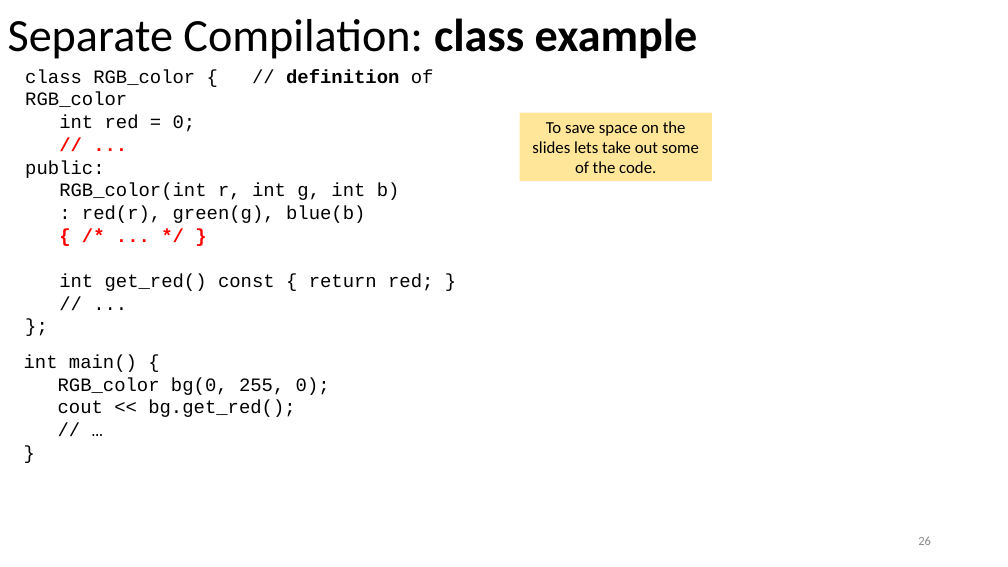
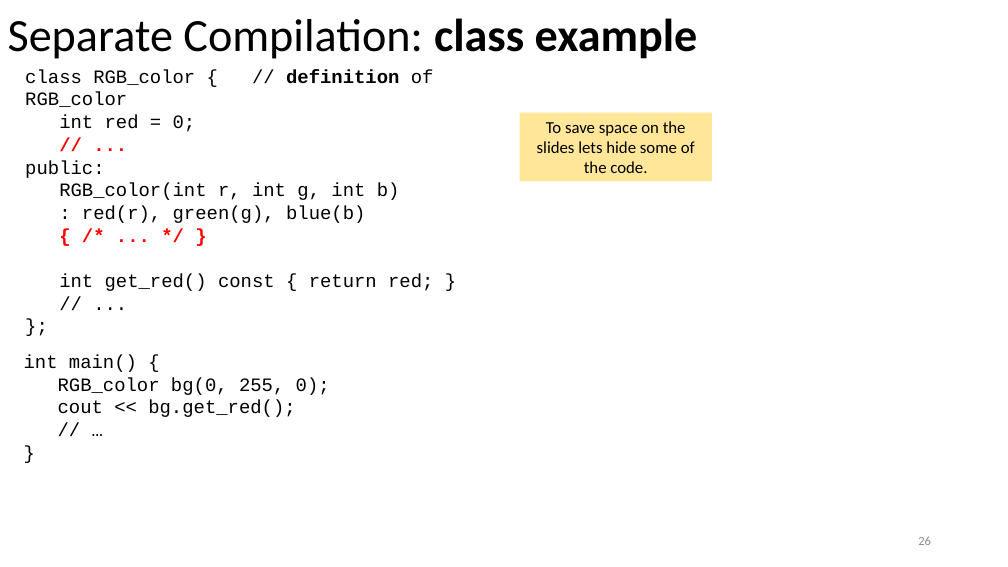
Before and after one commit to tjd1234/cmpt135spring2024, a slide deck: slide 26 of sample_code/week8/week8_cmpt135.pptx. Drawn at 1008x567 pixels with LibreOffice and Linux fonts; fonts in the diff are those of the drawing. Boxes give left, top, right and bottom in pixels: in the first picture for what was removed or moved away, otherwise in the second. Text is boxed around its words. In the diff, an @@ line names an element or a change of style, - is before the commit and + after.

```diff
--- a/sample_code/week8/week8_cmpt135.pptx
+++ b/sample_code/week8/week8_cmpt135.pptx
@@ text in rectangle at box(537, 121, 695, 173): text changed @@
-To save space on the slides lets take out some of the code.
+To save space on the slides lets hide some of the code.
```
Also in this commit, not shown: 28 other slides changed, 4 other files.
